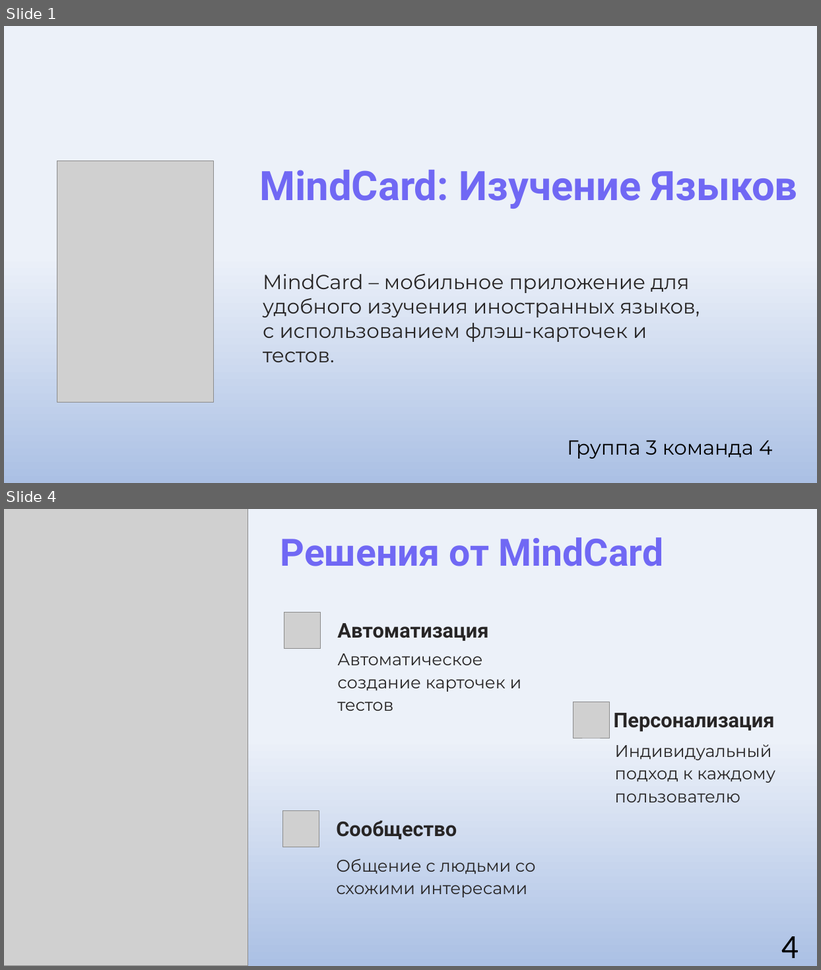
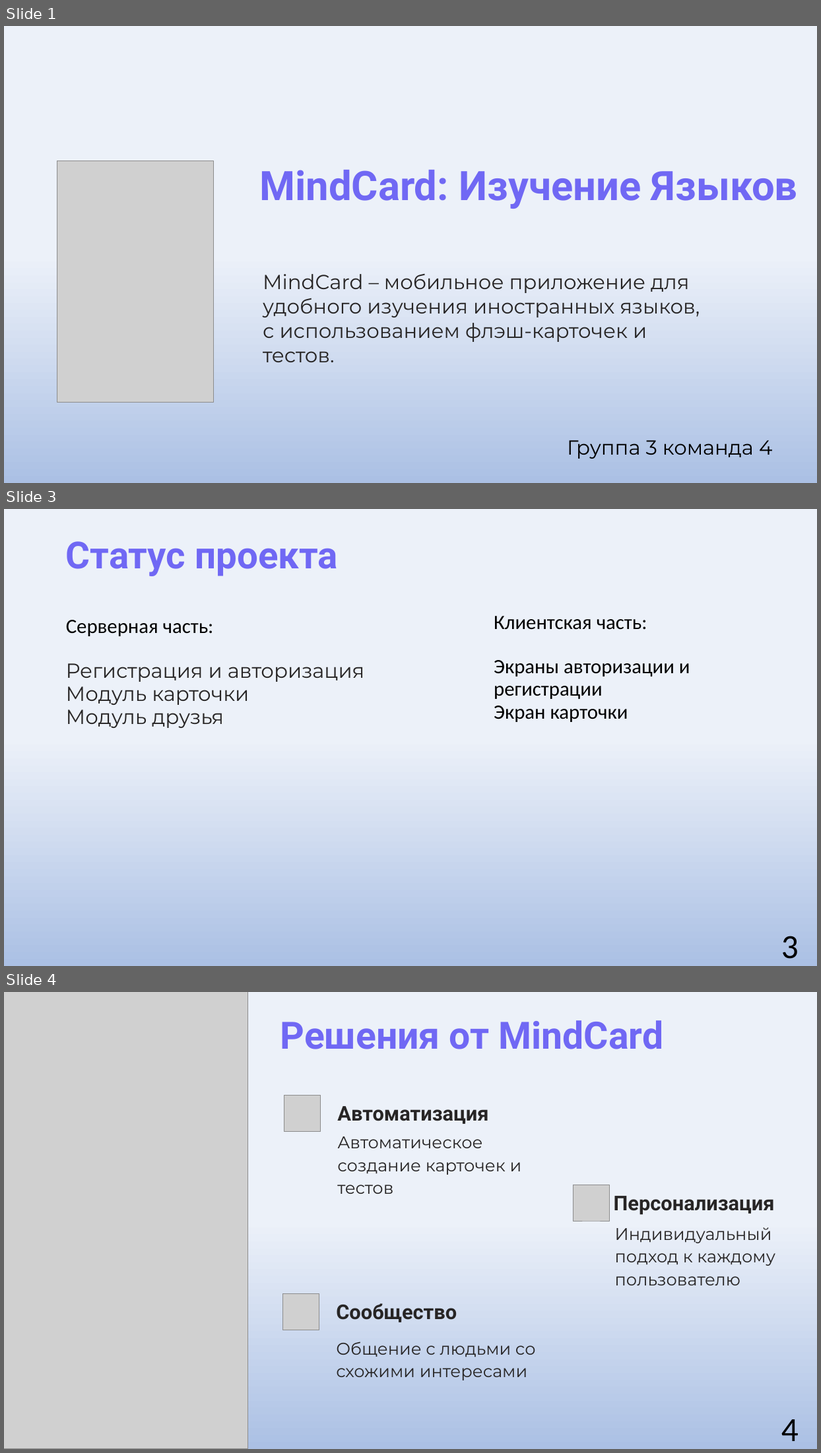
Before and after one commit to uyrtryu/MindCard, a slide deck: Documentation/MindCard.pptx. Shown one above the other, each under a label of ours: slides 1 and 4 before the commit, slides 1, 3 and 4 after it; the slides between them are not shown. The pictures are 821x970 and 821x1453 pixels, drawn with LibreOffice and Linux fonts; fonts in the diff are those of the drawing; grey boxes stand for pictures. Boxes give left, top, right and bottom in pixels: in the first picture for what was removed or moved away, otherwise in the second. Text is boxed around its words. In the diff, an @@ line names an element or a change of style, - is before the commit and + after.

```diff
--- a/Documentation/MindCard.pptx
+++ b/Documentation/MindCard.pptx
@@ slide 3 added at [4, 509, 817, 966], background gradient #ECF1F9 to #ABC0E4 to #C7D5ED @@
@@ title added at [66, 541, 338, 576], 44 pt, text #7068F4, bold @@
+Статус проекта
@@ text added at [66, 620, 214, 636], 24 pt, text #000000 @@
+Серверная часть:
@@ text added at [494, 616, 648, 630], 24 pt, text #000000 @@
+Клиентская часть:
@@ text added at [66, 663, 364, 728], 24 pt, text #272525 @@
+Регистрация и авторизация
+Модуль карточки
+Модуль друзья
@@ text added at [494, 660, 690, 722], 24 pt, text #000000 @@
+Экраны авторизации и регистрации
+Экран карточки
@@ page number added at [781, 936, 799, 959], 40 pt, text #000000 @@
+3
```
Also in this commit, not shown: 1 slide changed, 1 slide removed, 1 other file.
